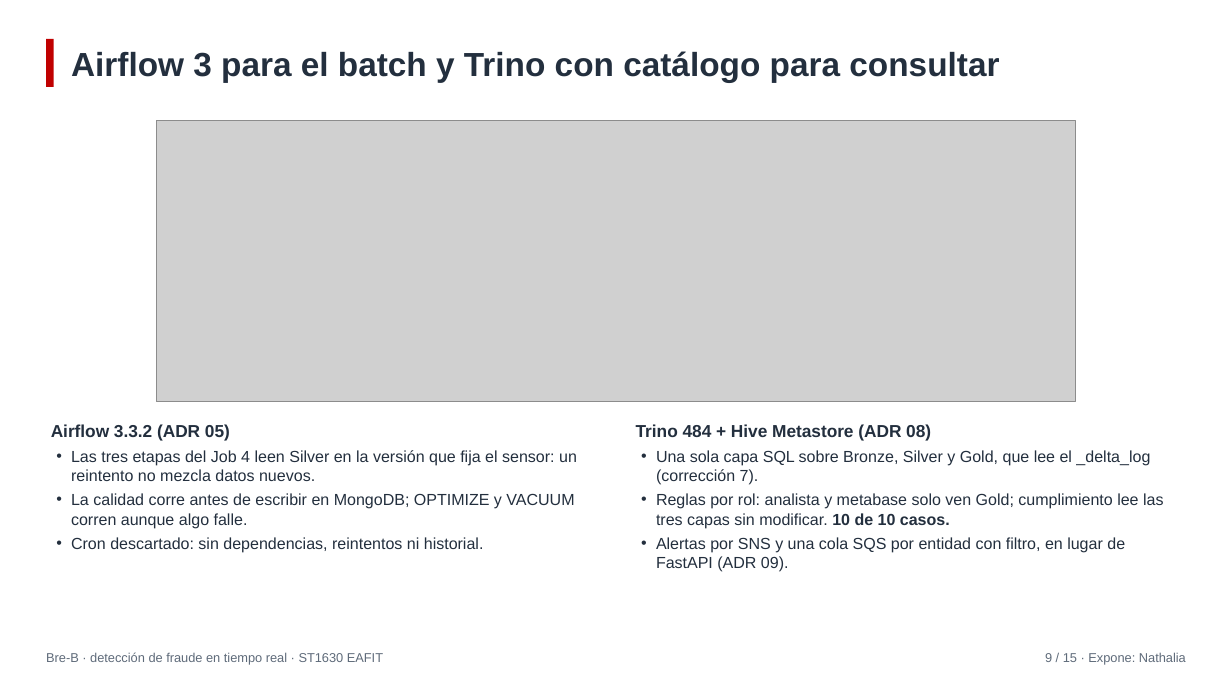
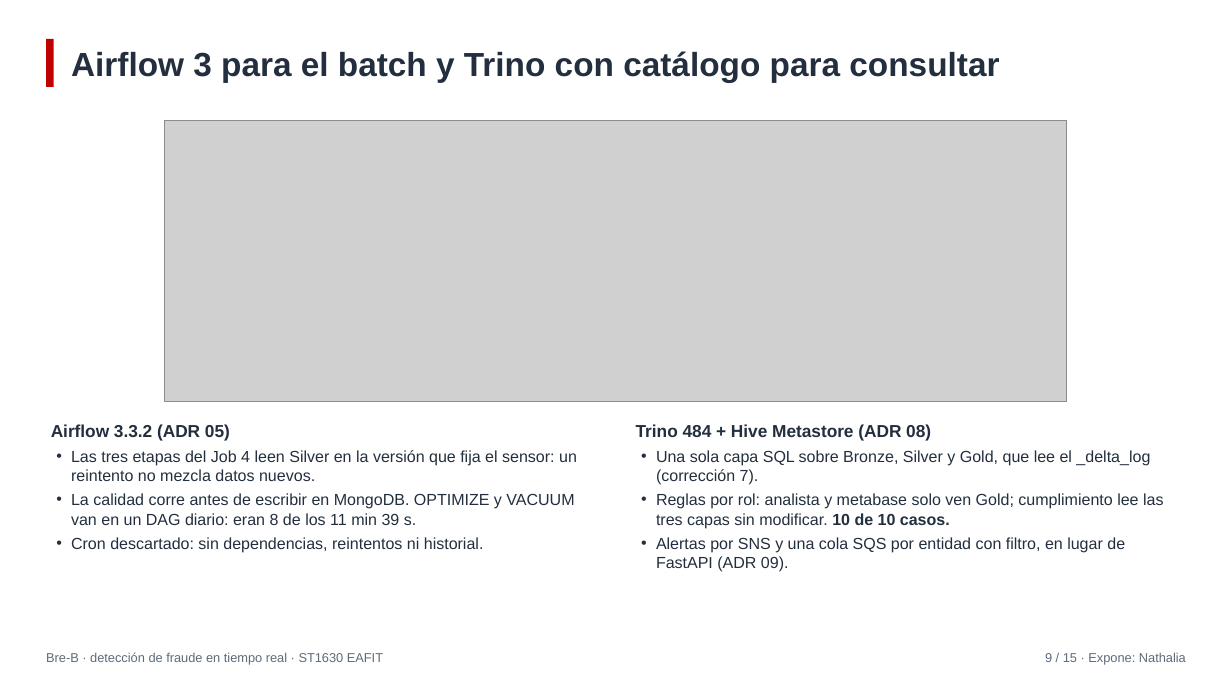
Before and after one commit to Sebaxdenc/breb-fraude, a slide deck: slide 9 of docs/presentacion/slides.pptx. Drawn at 1232x693 pixels with LibreOffice and Linux fonts; fonts in the diff are those of the drawing; grey boxes stand for pictures. Boxes give left, top, right and bottom in pixels: in the first picture for what was removed or moved away, otherwise in the second. Text is boxed around its words. In the diff, an @@ line names an element or a change of style, - is before the commit and + after.

Commit message:
Airflow: OPTIMIZE y VACUUM pasan a un DAG diario de mantenimiento
En la primera corrida en Docker (2026-11-10), breb_lakehouse_pipeline tardó
11 min 39 s y 8 de esos minutos fueron optimize (1 min 16 s) y vacuum
(6 min 46 s). Las tareas de Gold terminaron a los 3 min 35 s.

- dags/breb_lakehouse_pipeline.py: sin optimize ni vacuum; termina en
  sync_profiles_to_mongo.
- dags/breb_lakehouse_mantenimiento.py (nuevo): optimize → vacuum (all_done),
  todos los días a las 08:00 UTC, en pausa al crearse para no competir con la demo.
- Los cuatro DAG cargan sin errores en Airflow 3.3.2 (requirements.lock del proyecto).
- README, plan, guía de la demo (tiempos por tarea medidos), guion, preguntas,
  diagrama de arquitectura, diagrama de los DAG y láminas 9 y 10 actualizados.

```diff
--- a/docs/presentacion/slides.pptx
+++ b/docs/presentacion/slides.pptx
@@ picture resized from (x1=156, y1=120, x2=1076, y2=402) to (x1=165, y1=120, x2=1067, y2=402) @@
@@ text at (x1=71, y1=493, x2=574, y2=525): text changed @@
-• La calidad corre antes de escribir en MongoDB; OPTIMIZE y VACUUM corren aunque algo falle.
+• La calidad corre antes de escribir en MongoDB. OPTIMIZE y VACUUM van en un DAG diario: eran 8 de los 11 min 39 s.
```
Also in this commit, not shown: 2 other slides changed, 13 other files.
